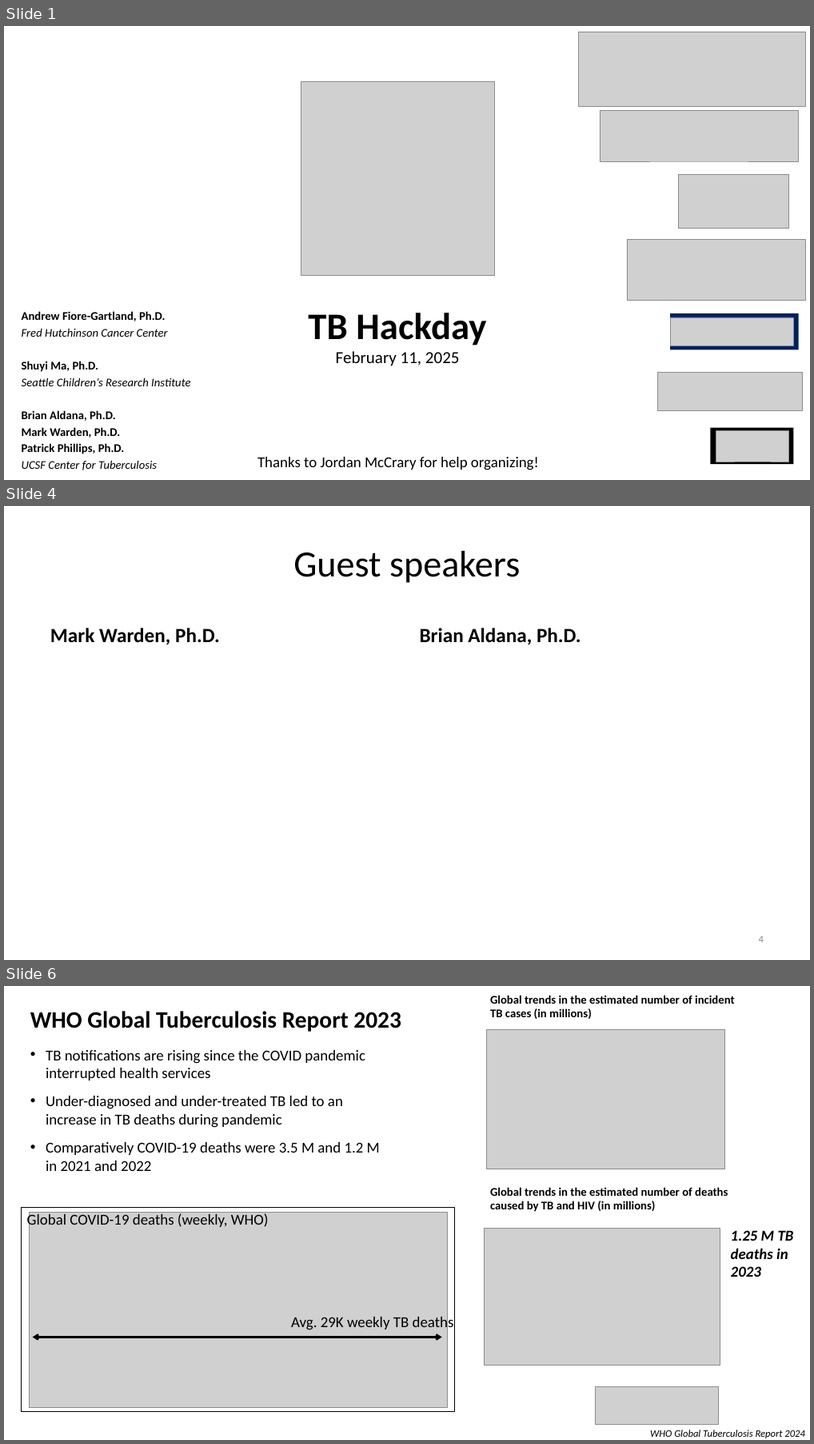
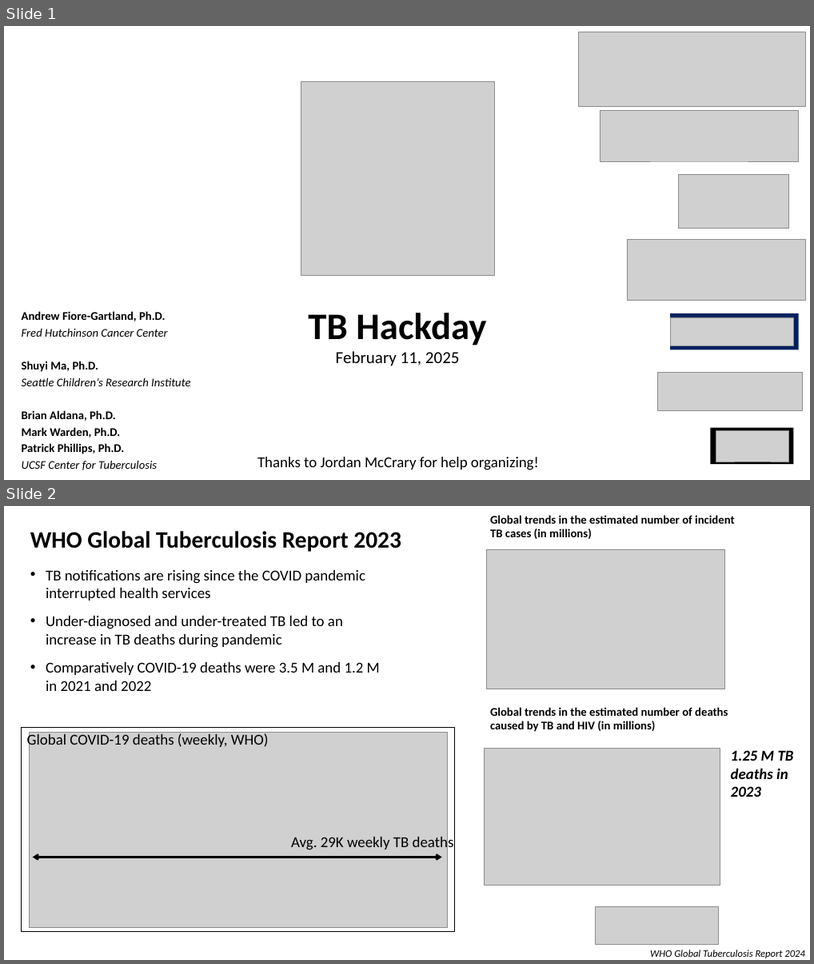
Before and after one commit to agartland/seatrac-hackday-2026, a slide deck: docs/SEATRAC_TB_hackday_intro_2026-FEB.pptx. Shown one above the other, each under a label of ours: slides 1, 4 and 6 before the commit, slides 1 and 2 after it; the slides between them are not shown. The pictures are 814x1444 and 814x964 pixels, drawn with LibreOffice and Linux fonts; fonts in the diff are those of the drawing; grey boxes stand for pictures. Boxes give left, top, right and bottom in pixels: in the first picture for what was removed or moved away, otherwise in the second. Text is boxed around its words. In the diff, an @@ line names an element or a change of style, - is before the commit and + after.

```diff
--- a/docs/SEATRAC_TB_hackday_intro_2026-FEB.pptx
+++ b/docs/SEATRAC_TB_hackday_intro_2026-FEB.pptx
@@ slide 4 removed at (x1=4, y1=506, x2=810, y2=960), background #FFFFFF @@
@@ title removed at (x1=294, y1=551, x2=520, y2=583) @@
-Guest speakers
@@ text removed at (x1=50, y1=628, x2=220, y2=644) @@
-Mark Warden, Ph.D.
@@ text removed at (x1=420, y1=628, x2=582, y2=644) @@
-Brian Aldana, Ph.D.
@@ page number removed at (x1=759, y1=936, x2=764, y2=942) @@
-4
@@ what was slide 6 is now slide 2 @@
```
Also in this commit, not shown: 2 slides changed, 8 slides added, 1 other slide removed.
